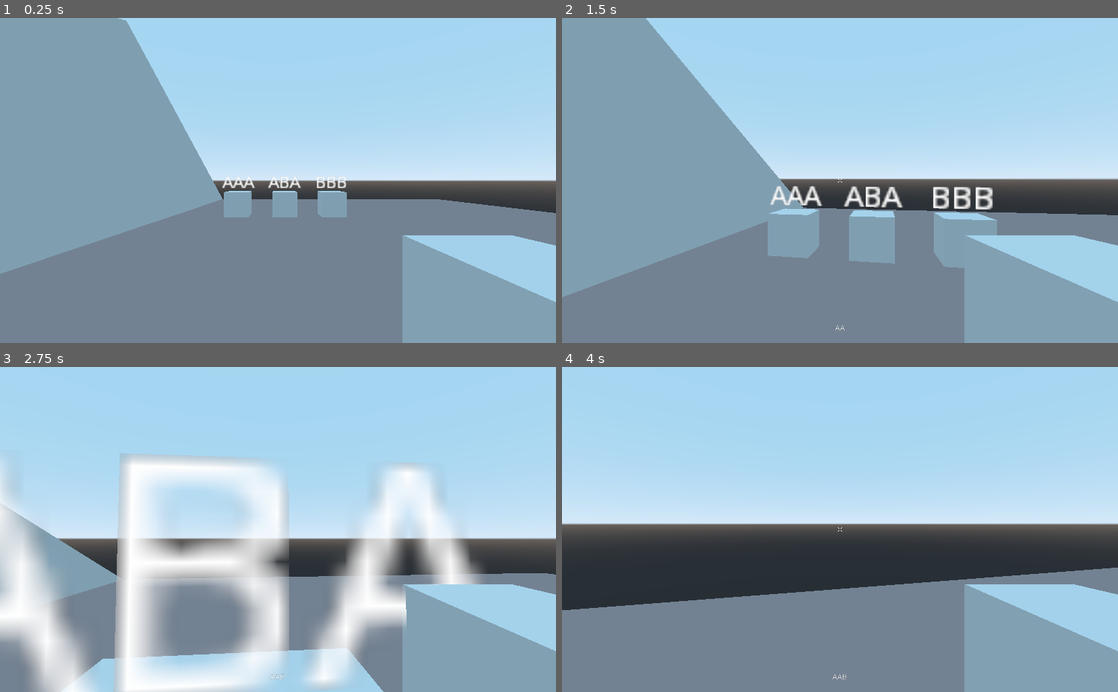
Above: before the commit, frames 1-4 (two rows, left to right).
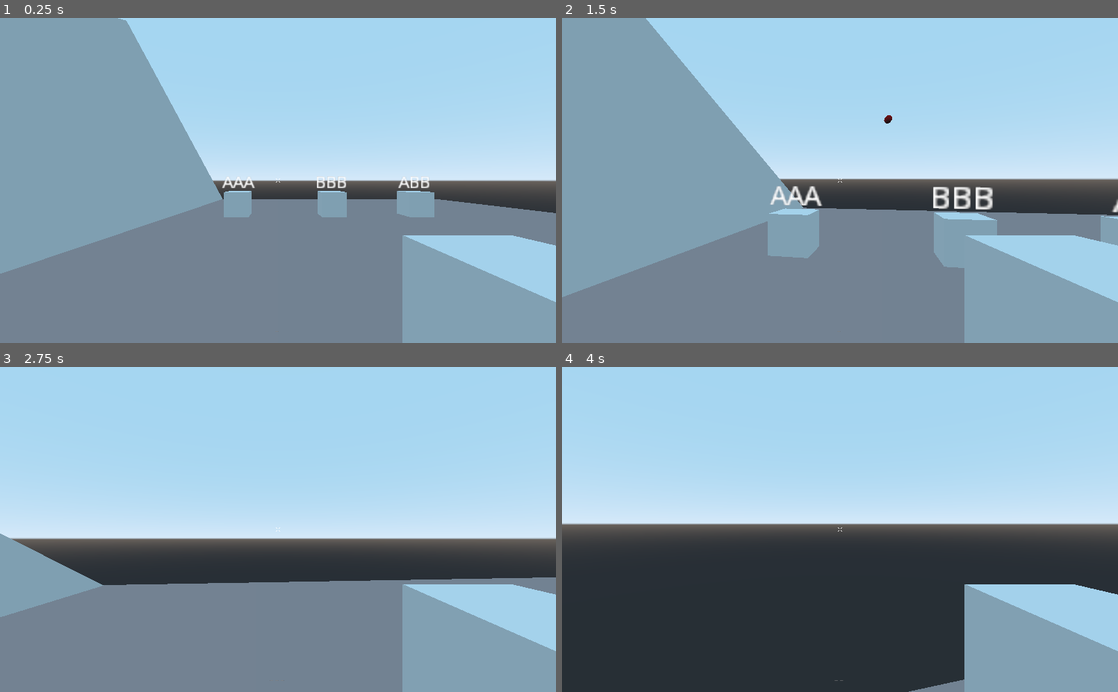
Above: after the commit, the same moments.

Repository: 20akshay00/Jinx
Game: Godot game, scene res://World.tscn
Same seed, same stepped clock (60 frames per second), same inputs: the game is played once before the commit and once after it.
Inputs (mouse positions are in pixels of both pictures, inside the frame that each line leads up to):
- Up to frame 1 (0.25 s): no input
- Up to frame 2 (1.5 s): tap Enter at 0.5 s; move the mouse to (867, 180) at 0.52 s; hold W (forward) from 0.53 s (still down); tap Q (cast) at 0.6 s; tap Space (jump) at 0.77 s; click (867, 180) at 0.8 s; move the mouse to (812, 180) at 1.27 s; click (812, 180) at 1.35 s
- Up to frame 3 (2.75 s): keep holding W (forward); tap Space (jump) at 1.52 s; right-click (250, 529) at 1.55 s; move the mouse to (289, 523) at 2.02 s; right-click (289, 523) at 2.1 s; tap Mouse wheel down (switch_down, bound only after the commit) at 2.3 s
- Up to frame 4 (4 s): keep holding W (forward); move the mouse to (834, 536) at 2.77 s; tap Mouse wheel down (switch_down, bound only after the commit) at 2.85 s; tap Space (jump) at 3.02, 3.77 s; tap 1 (switch_slot1, bound only after the commit) at 3.05, 3.6 s; move the mouse to (878, 532) at 3.52 s; tap 2 (switch_slot2, bound only after the commit) at 3.8 s

The runs differ from the first frame. In frame 1, 1.1% of the frame differs, in the area x 48-79%, y 48-62%; in frame 2, 2.0%; in frame 3, 32%, in the area x 0-100%, y 26-100%; in frame 4, 22%.

Commit message:
add spell count switch

Diff:
--- a/CursedObject.gd
+++ b/CursedObject.gd
@@ -2,7 +2,7 @@
 
 export var spell_types = ["AAA", "AAB", "ABA", "ABB", "BAA", "BAB", "BBA", "BBB"]
 
-var health = 3
+var health = 1
 var spell_type
 
 onready var label = $Label3D
--- a/Player.tscn
+++ b/Player.tscn
@@ -2,12 +2,10 @@
 
 [ext_resource path="res://player.gd" type="Script" id=1]
 [ext_resource path="res://Assets/cross_hair.png" type="Texture" id=2]
+[ext_resource path="res://Staff.tscn" type="PackedScene" id=3]
 
 [sub_resource type="CapsuleShape" id=1]
 height = 2.0
-
-[sub_resource type="CubeMesh" id=2]
-size = Vector3( 0.5, 0.5, 1.5 )
 
 [node name="Player" type="KinematicBody"]
 script = ExtResource( 1 )
@@ -59,12 +57,12 @@
 enabled = true
 cast_to = Vector3( 0, 0, -1000 )
 
-[node name="Staff" type="MeshInstance" parent="Head"]
-transform = Transform( 1, 0, 0, 0, 1, 0, 0, 0, 1, 0.8183, -0.501842, -0.329575 )
-mesh = SubResource( 2 )
+[node name="Hand" type="Spatial" parent="Head"]
+transform = Transform( 1, 0, 0, 0, 1, 0, 0, 0, 1, 0.818, -0.502, -0.33 )
 
-[node name="StaffTip" type="Spatial" parent="Head/Staff"]
-transform = Transform( 1, 0, 0, 0, 1, 0, 0, 0, 1, 0, 0, -1 )
+[node name="Staff" parent="Head/Hand" instance=ExtResource( 3 )]
+transform = Transform( 1, 0, 0, 0, 1, 0, 0, 0, 1, 0.00029999, 0.000157833, 0.000424981 )
+skeleton = NodePath("../..")
 
 [node name="SprintTimer" type="Timer" parent="."]
 wait_time = 4.0
--- /dev/null
+++ b/Staff.tscn
@@ -0,0 +1,10 @@
+[gd_scene load_steps=2 format=2]
+
+[sub_resource type="CubeMesh" id=2]
+size = Vector3( 0.5, 0.5, 1.5 )
+
+[node name="Staff" type="MeshInstance"]
+mesh = SubResource( 2 )
+
+[node name="StaffTip" type="Spatial" parent="."]
+transform = Transform( 1, 0, 0, 0, 1, 0, 0, 0, 1, 0, 0, -1 )
--- a/World.tscn
+++ b/World.tscn
@@ -56,11 +56,11 @@
 [node name="CursedObject2" parent="." instance=ExtResource( 2 )]
 transform = Transform( -4.37114e-08, 0, -1, 0, 1, 0, 1, 0, -4.37114e-08, 7.99289, 1.02674, 4.17128 )
 
-[node name="CursedObject3" parent="." instance=ExtResource( 2 )]
-transform = Transform( -4.37114e-08, 0, -1, 0, 1, 0, 1, 0, -4.37114e-08, 7.99289, 1.02674, 0.171278 )
-
 [node name="CursedObject4" parent="." instance=ExtResource( 2 )]
 transform = Transform( -4.37114e-08, 0, -1, 0, 1, 0, 1, 0, -4.37114e-08, 7.99289, 1.02674, -3.74743 )
 
+[node name="CursedObject5" parent="." instance=ExtResource( 2 )]
+transform = Transform( -4.37114e-08, 0, -1, 0, 1, 0, 1, 0, -4.37114e-08, 7.99289, 1.02674, 11.2526 )
+
 [node name="SkyBox" parent="." instance=ExtResource( 3 )]
 transform = Transform( 1, 0, 0, 0, 1, 0, 0, 0, 1, 0, 0, -0.0764732 )
--- a/player.gd
+++ b/player.gd
@@ -3,7 +3,8 @@
 onready var head = $Head
 onready var sprint_timer = $SprintTimer
 onready var aimcast = $Head/Camera/AimCast
-onready var staff_tip = $Head/Staff/StaffTip
+onready var staff = $Head/Hand/Staff
+onready var staff_tip = $Head/Hand/Staff/StaffTip
 onready var HUD_spell = $Head/Camera/HUD/Spell
 
 onready var spellScene = preload("res://Spell.tscn")
@@ -13,6 +14,7 @@
 var snap_vector = Vector3.ZERO
 var speed
 var spell_combination = ""
+var spell_count = 1
 
 var is_sprinting = false
 
@@ -36,22 +38,35 @@
 	if Input.is_action_just_pressed("ui_quit"):
 		get_tree().quit()
 
+	# spell count swapping
+	if Input.is_action_just_released("switch_up"):
+		spell_count = spell_count % 3 + 1
+	elif Input.is_action_just_released("switch_down"):
+		spell_count = (spell_count + 1) % 3 + 1
+
+	if Input.is_action_just_pressed("switch_slot1"):
+		spell_count = 1
+	elif Input.is_action_just_pressed("switch_slot2"):
+		spell_count = 2
+	elif Input.is_action_just_pressed("switch_slot3"):
+		spell_count = 3
+
 	# spell casting
 	if Input.is_action_just_pressed("spellA"):
-		if len(spell_combination) < 3:
+		if len(spell_combination) < spell_count:
 			spell_combination += "A"
 
 	if Input.is_action_just_pressed("spellB"):
-		if len(spell_combination) < 3:
+		if len(spell_combination) < spell_count:
 			spell_combination += "B"
 
 	# HUD spell combo display
 	if len(spell_combination) > 0:
 		HUD_spell.text = spell_combination
 	else:
-		HUD_spell.text = "_ _ _"
+		HUD_spell.text = "_ ".repeat(spell_count)
 
-	if Input.is_action_just_pressed("cast") and len(spell_combination):
+	if len(spell_combination) == spell_count:
 		if aimcast.is_colliding():
 			var spell = spellScene.instance()
 			staff_tip.add_child(spell)
--- a/project.godot
+++ b/project.godot
@@ -70,6 +70,31 @@
 "events": [ Object(InputEventKey,"resource_local_to_scene":false,"resource_name":"","device":0,"alt":false,"shift":false,"control":false,"meta":false,"command":false,"pressed":false,"scancode":81,"physical_scancode":0,"unicode":0,"echo":false,"script":null)
  ]
 }
+switch_up={
+"deadzone": 0.5,
+"events": [ Object(InputEventMouseButton,"resource_local_to_scene":false,"resource_name":"","device":0,"alt":false,"shift":false,"control":false,"meta":false,"command":false,"button_mask":0,"position":Vector2( 0, 0 ),"global_position":Vector2( 0, 0 ),"factor":1.0,"button_index":4,"pressed":false,"doubleclick":false,"script":null)
+ ]
+}
+switch_down={
+"deadzone": 0.5,
+"events": [ Object(InputEventMouseButton,"resource_local_to_scene":false,"resource_name":"","device":0,"alt":false,"shift":false,"control":false,"meta":false,"command":false,"button_mask":0,"position":Vector2( 0, 0 ),"global_position":Vector2( 0, 0 ),"factor":1.0,"button_index":5,"pressed":false,"doubleclick":false,"script":null)
+ ]
+}
+switch_slot1={
+"deadzone": 0.5,
+"events": [ Object(InputEventKey,"resource_local_to_scene":false,"resource_name":"","device":0,"alt":false,"shift":false,"control":false,"meta":false,"command":false,"pressed":false,"scancode":49,"physical_scancode":0,"unicode":0,"echo":false,"script":null)
+ ]
+}
+switch_slot2={
+"deadzone": 0.5,
+"events": [ Object(InputEventKey,"resource_local_to_scene":false,"resource_name":"","device":0,"alt":false,"shift":false,"control":false,"meta":false,"command":false,"pressed":false,"scancode":50,"physical_scancode":0,"unicode":0,"echo":false,"script":null)
+ ]
+}
+switch_slot3={
+"deadzone": 0.5,
+"events": [ Object(InputEventKey,"resource_local_to_scene":false,"resource_name":"","device":0,"alt":false,"shift":false,"control":false,"meta":false,"command":false,"pressed":false,"scancode":51,"physical_scancode":0,"unicode":0,"echo":false,"script":null)
+ ]
+}
 
 [physics]
 
